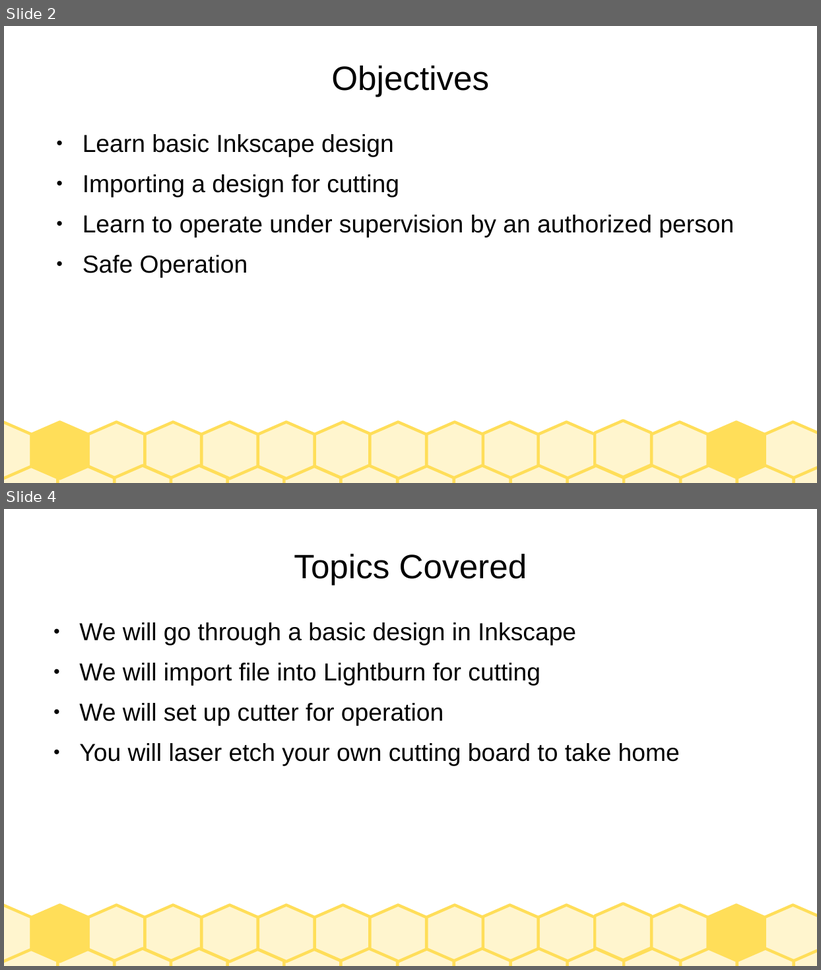
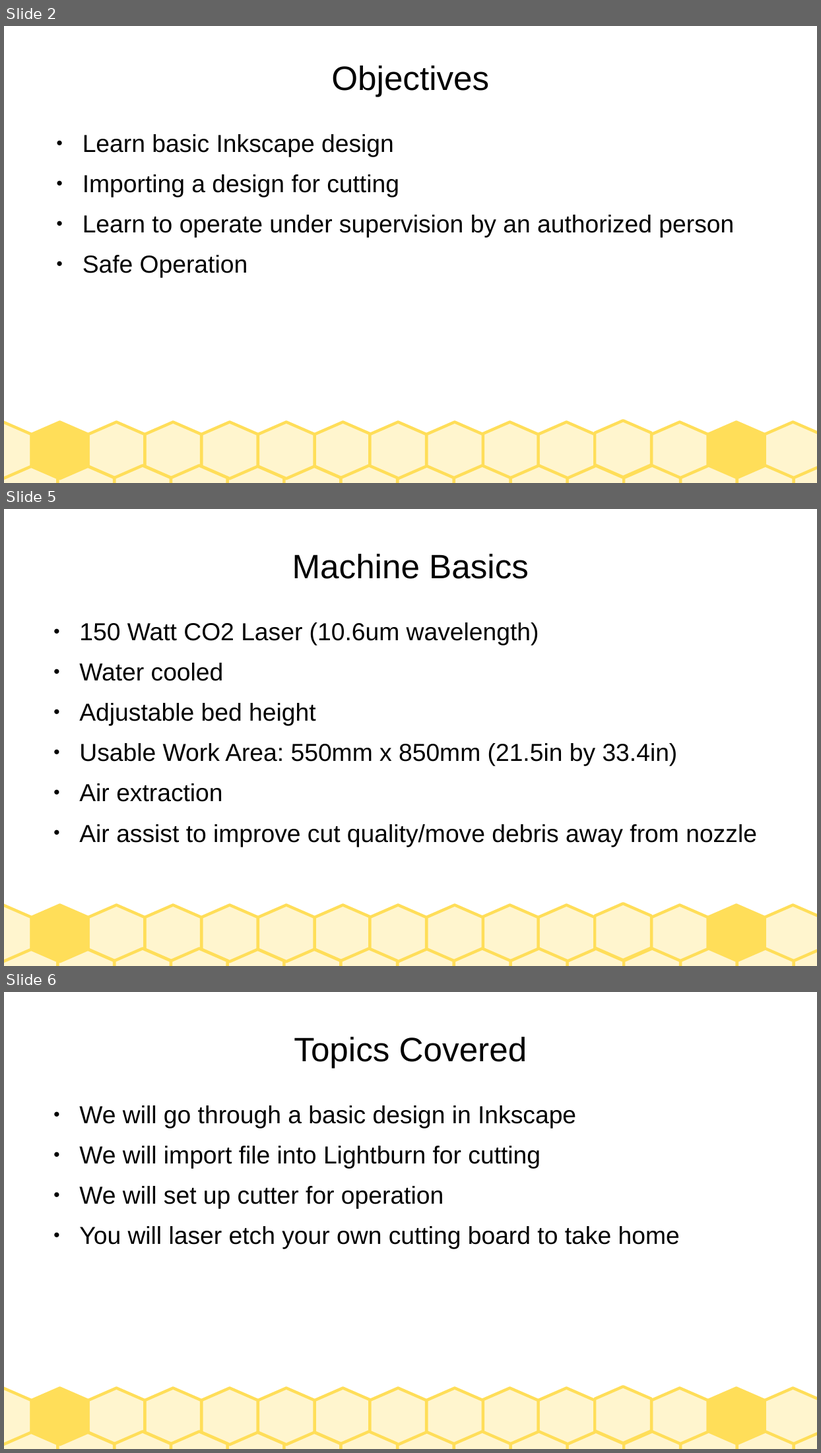
Before and after one commit to jarney/SparkStudioSalem-IndustrialLaserCutters, a slide deck: Training-GeneralPublic.odp. Shown one above the other, each under a label of ours: slides 2 and 4 before the commit, slides 2, 5 and 6 after it; the slides between them are not shown. The pictures are 821x970 and 821x1453 pixels, drawn with LibreOffice and Linux fonts; fonts in the diff are those of the drawing. Boxes give left, top, right and bottom in pixels: in the first picture for what was removed or moved away, otherwise in the second. Text is boxed around its words. In the diff, an @@ line names an element or a change of style, - is before the commit and + after.

```diff
--- a/Training-GeneralPublic.odp
+++ b/Training-GeneralPublic.odp
@@ slide 5 added at (4,509,817,966), background #FFFFFF; not listed: 30 template elements that a slide beside it also shows @@
@@ title added at (292,554,529,579), 33 pt, text #000000 @@
+Machine Basics
@@ text added at (79,623,757,847), 24 pt, text #000000 @@
+● 150 Watt CO2 Laser (10.6um wavelength)
+● Water cooled
+● Adjustable bed height
+● Usable Work Area: 550mm x 850mm (21.5in by 33.4in)
+● Air extraction
+● Air assist to improve cut quality/move debris away from nozzle
@@ what was slide 4 is now slide 6 @@
```
Also in this commit, not shown: 3 slides changed, 5 other slides added, 1 other file.
